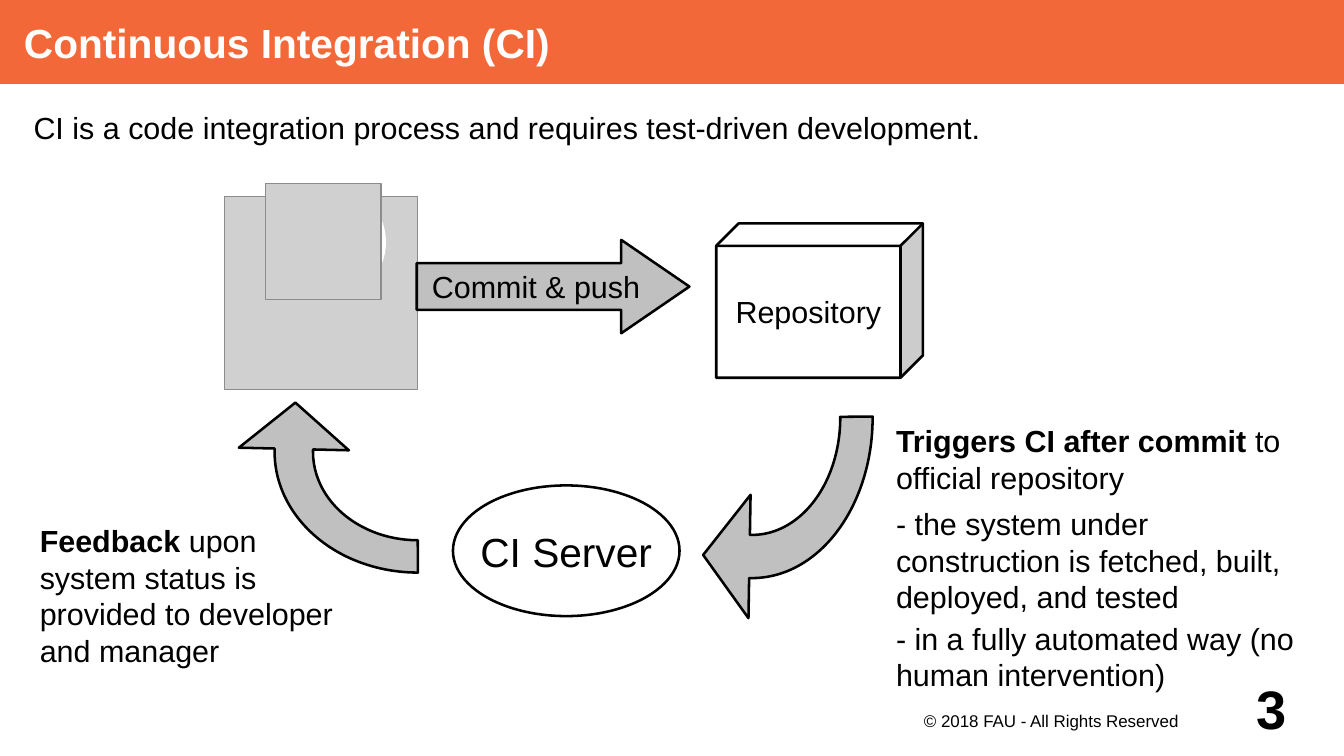
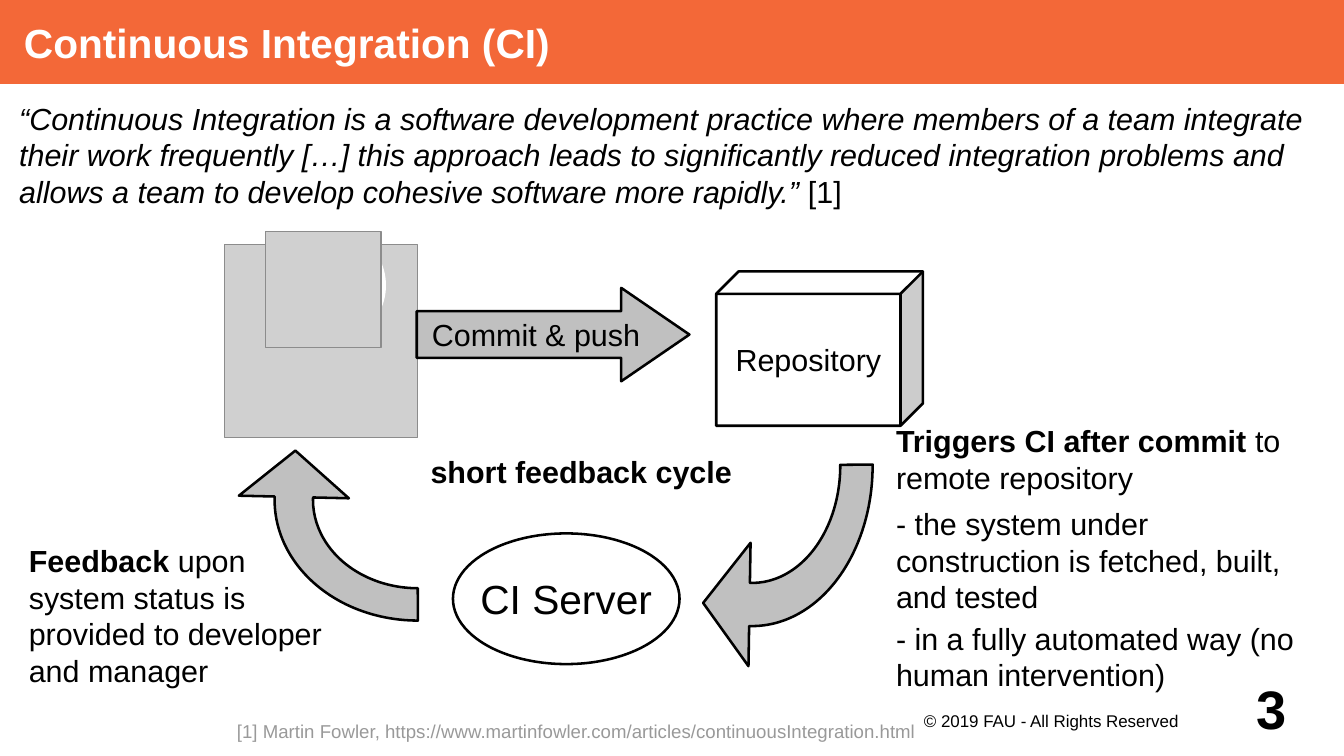
Before and after one commit to dirkriehle/adap-course, a slide deck: slide 3 of Lecture Slides/ADAP Z02 - Continuous Integration.odp. Drawn at 1344x756 pixels with LibreOffice and Linux fonts; fonts in the diff are those of the drawing; grey boxes stand for pictures. Boxes give left, top, right and bottom in pixels: in the first picture for what was removed or moved away, otherwise in the second. Text is boxed around its words. In the diff, an @@ line names an element or a change of style, - is before the commit and + after.

```diff
--- a/Lecture Slides/ADAP Z02 - Continuous Integration.odp
+++ b/Lecture Slides/ADAP Z02 - Continuous Integration.odp
@@ text at bbox=[19, 108, 1303, 209]: text changed; italic on @@
-CI is a code integration process and requires test-driven development.
+“Continuous Integration is a software development practice where members of a team integrate their work frequently […] this approach leads to significantly reduced integration problems and allows a team to develop cohesive software more rapidly.” [1]
@@ ellipse: place and size @@
-ellipse at bbox=[273, 185, 385, 300]
+ellipse at bbox=[273, 228, 385, 343]
@@ freeform shape: place and size @@
-freeform shape at bbox=[631, 257, 874, 580]
+freeform shape at bbox=[631, 304, 874, 627]
@@ 2 pictures, 1 right arrow, 1 cube, 1 ellipse, 1 freeform shape: place and size @@
-2 pictures, 1 right arrow, 1 cube, 1 ellipse, 1 freeform shape at bbox=[224, 184, 924, 616]
+2 pictures, 1 right arrow, 1 cube, 1 ellipse, 1 freeform shape at bbox=[224, 232, 924, 665]
@@ text at bbox=[896, 430, 1280, 609]: text changed @@
-Triggers CI after commit to official repository
-- the system under construction is fetched, built, deployed, and tested
+Triggers CI after commit to remote repository
+- the system under construction is fetched, built, and tested
@@ text added at bbox=[431, 461, 732, 489], 18 pt, text #000000, bold @@
+short feedback cycle
@@ text "Feedback upon system status is ...": place and size @@
-text "Feedback upon system status is ..." at bbox=[40, 530, 333, 668]
+text "Feedback upon system status is ..." at bbox=[29, 550, 322, 688]
@@ text at bbox=[941, 714, 1178, 731]: text changed @@
-© 2018 FAU - All Rights Reserved
+© 2019 FAU - All Rights Reserved
@@ text added at bbox=[237, 724, 915, 742], 11 pt, text #999999 @@
+[1] Martin Fowler, https://www.martinfowler.com/articles/continuousIntegration.html
```
Also in this commit, not shown: 8 other slides changed, 1 slide removed, 1 other file.
